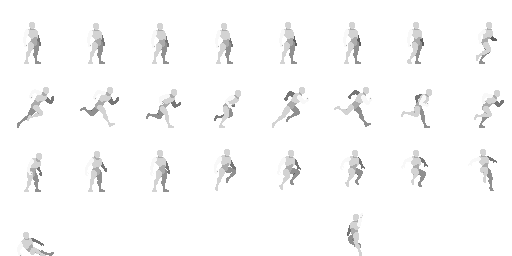
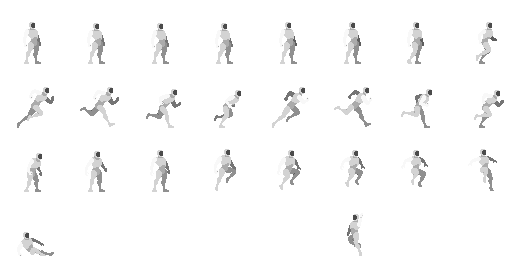
Two versions of the same layered image (512 × 256). Layer-by-layer changes:
added layer "Face" above "EmissionFace" over 25, 23, 500, 238
